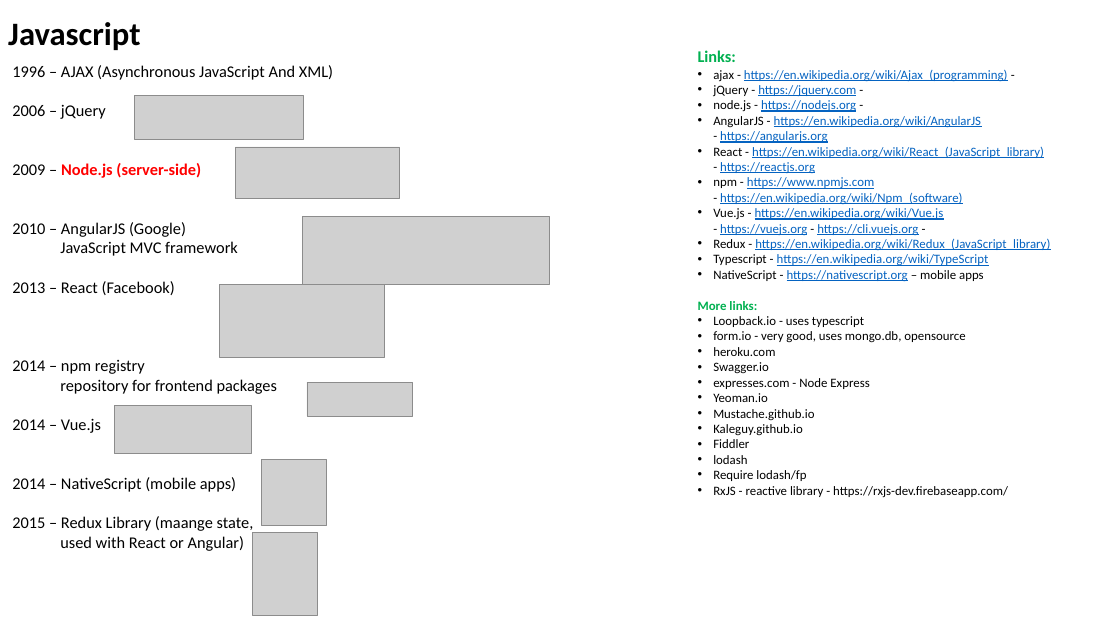
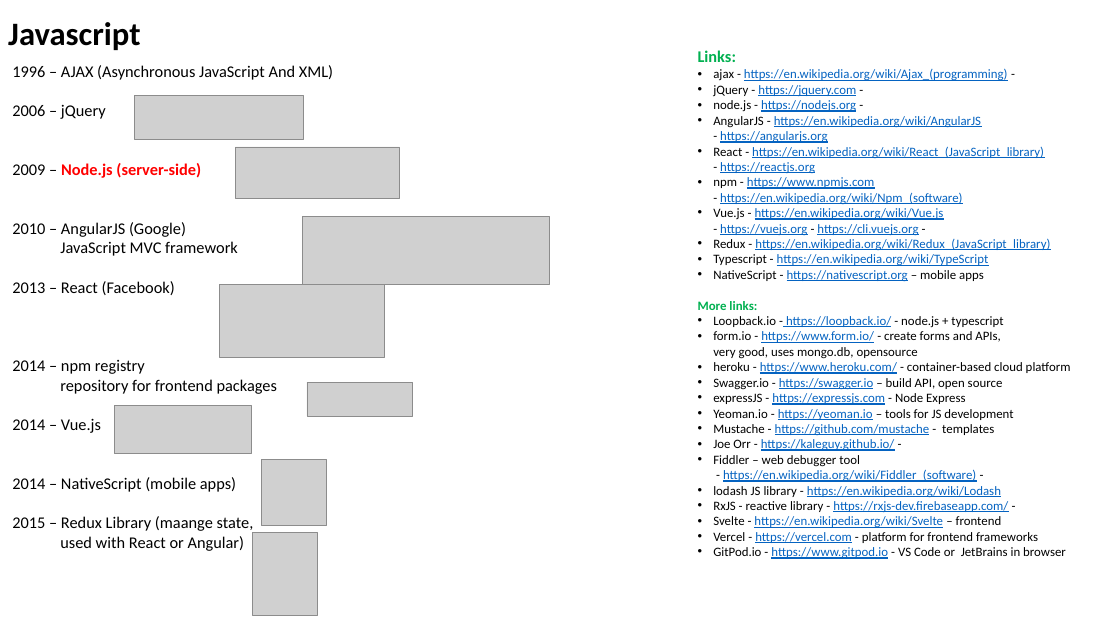
Before and after one commit to lselector/data_architect, a slide deck: slide 6 of A_Web_App.pptx. Drawn at 1120x630 pixels with LibreOffice and Linux fonts; fonts in the diff are those of the drawing; grey boxes stand for pictures. Boxes give left, top, right and bottom in pixels: in the first picture for what was removed or moved away, otherwise in the second. Text is boxed around its words. In the diff, an @@ line names an element or a change of style, - is before the commit and + after.

```diff
--- a/A_Web_App.pptx
+++ b/A_Web_App.pptx
@@ text at [713,316,1071,559]: text changed @@
-• Loopback.io - uses typescript
-• form.io - very good, uses mongo.db, opensource
-• heroku.com
-• Swagger.io
-• expresses.com - Node Express
-• Yeoman.io
-• Mustache.github.io
-• Kaleguy.github.io
-• Fiddler
-• lodash
-• Require lodash/fp
-• RxJS - reactive library - https://rxjs-dev.firebaseapp.com/
+• Loopback.io - https://loopback.io/ - node.js + typescript
+• form.io - https://www.form.io/ - create forms and APIs,
+  very good, uses mongo.db, opensource
+• heroku - https://www.heroku.com/ - container-based cloud platform
+• Swagger.io - https://swagger.io – build API, open source
+• expressJS - https://expressjs.com - Node Express
+• Yeoman.io - https://yeoman.io – tools for JS development
+• Mustache - https://github.com/mustache - templates
+• Joe Orr - https://kaleguy.github.io/ -
+• Fiddler – web debugger tool
+  - https://en.wikipedia.org/wiki/Fiddler_(software) -
+• lodash JS library - https://en.wikipedia.org/wiki/Lodash
+• RxJS - reactive library - https://rxjs-dev.firebaseapp.com/ -
+• Svelte - https://en.wikipedia.org/wiki/Svelte – frontend
+• Vercel - https://vercel.com - platform for frontend frameworks
+• GitPod.io - https://www.gitpod.io - VS Code or JetBrains in browser
```
